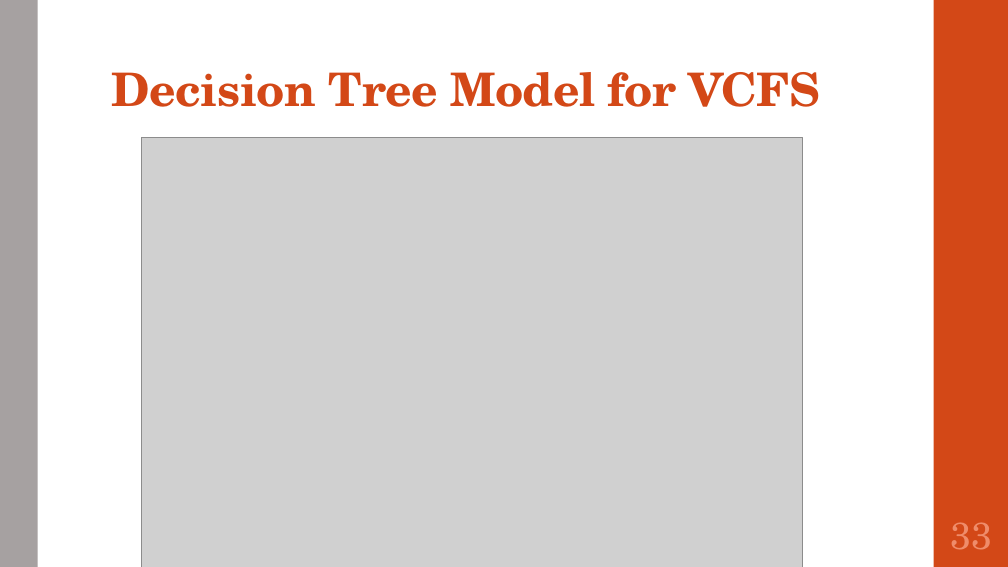
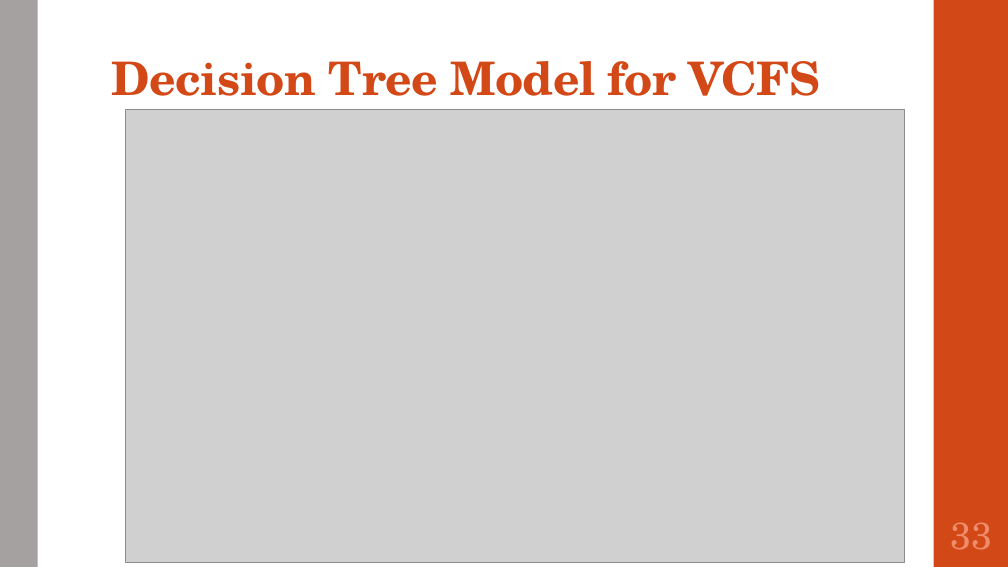
Before and after one commit to SirichandanaSambatur/CADDC, a slide deck: slide 33 of FinalReport.pptx. Drawn at 1008x567 pixels with LibreOffice and Linux fonts; fonts in the diff are those of the drawing; grey boxes stand for pictures. Boxes give left, top, right and bottom in pixels: in the first picture for what was removed or moved away, otherwise in the second. Text is boxed around its words. In the diff, an @@ line names an element or a change of style, - is before the commit and + after.

```diff
--- a/FinalReport.pptx
+++ b/FinalReport.pptx
@@ title "Decision Tree Model for VCFS" rewrapped from [112,72,820,107] to [112,61,820,110] @@
@@ picture: place and size @@
-picture at [141,137,803,567]
+picture at [126,109,905,562]
```
Also in this commit, not shown: 6 other slides changed.
